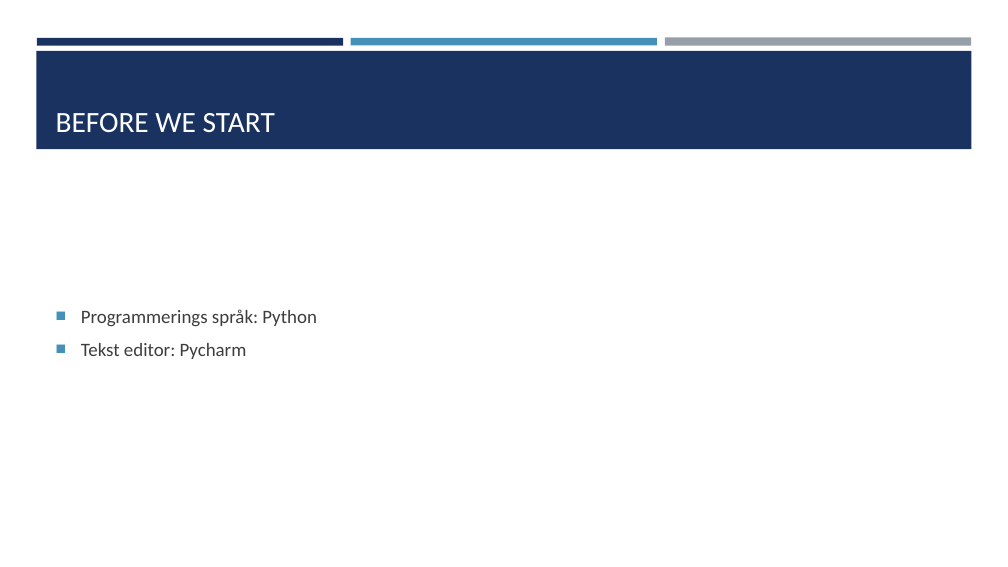
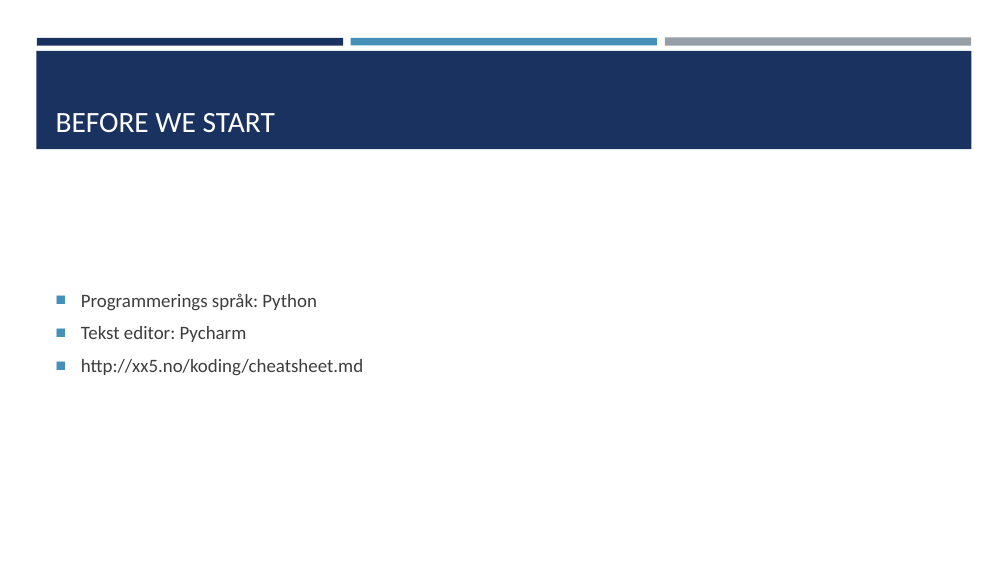
Before and after one commit to TheCodeAddiction/Learn-Python-Workshop, a slide deck: slide 15 of koding workshop powerpoint.pptx (slide 14 before the commit). Drawn at 1008x567 pixels with LibreOffice and Linux fonts; fonts in the diff are those of the drawing. Boxes give left, top, right and bottom in pixels: in the first picture for what was removed or moved away, otherwise in the second. Text is boxed around its words. In the diff, an @@ line names an element or a change of style, - is before the commit and + after.

```diff
--- a/koding workshop powerpoint.pptx
+++ b/koding workshop powerpoint.pptx
@@ text at box(81, 359, 363, 376): paragraph added @@
+■ http://xx5.no/koding/cheatsheet.md
```
Also in this commit, not shown: 2 other slides changed, 1 slide added, 1 other file.
